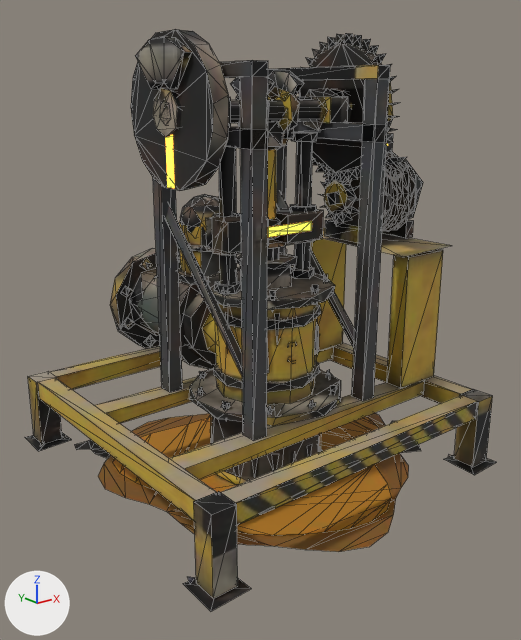
What one commit did to the glTF model arte/modelos/logistica/canos/bomba/bomba.glb.
The view is the same before and after, from a 50 mm lens placed at (-1.123, -1.44, 0.957), pointed at (-0.006, -0.043, 0.399). Arrows for +X, +Y and +Z are at lower left; the lights stay in place. The older version comes first. Mesh edges are drawn as thin lines on the coarser meshes. Where no turn or scale is listed for an object, it has been applied to the vertices. Vertices at exactly the same position are counted once.

Objects in the first picture: 'bomba_corpo', 'bomba_m1', 'bomba_m2', 'bomba_m3', 'bomba_m4', 'bomba_m5', 'bomba_m6' and 3 more.
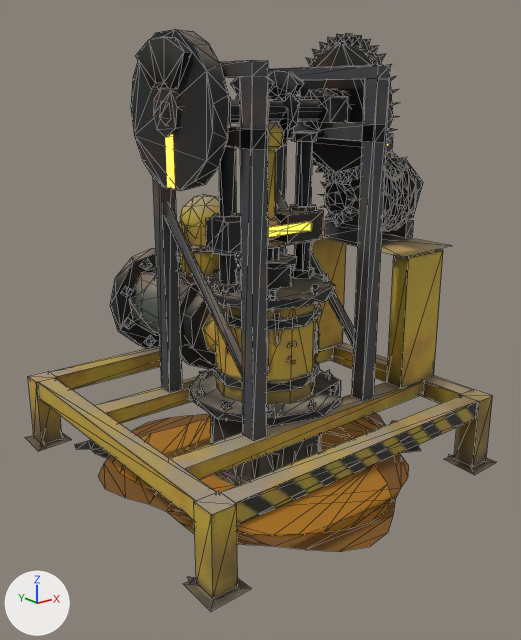
Edits to the bpy script that builds the scene:
```text
Change me_biela_corpo:
    where me_biela_corpo.from_pydata(...)  # 36 vertices, 60 faces; spans x -0.023..0.023, y -0.035..0.037, z -0.03..0.255
    used by ob_bomba_m5; location = (0.0, -0.06, 0.64)
    me_biela_corpo part 1: texture (UV) coordinates of 60 of 60 faces, centred in x -0.023..0.023, y -0.034..0.033, z -0.028..0.254, changed; they spanned u 0.12..0.86, v 0.01..0.91 and now span u 0.03..0.91, v 0.09..0.93
Change me_manivela:
    where me_manivela.from_pydata(...)  # 95 vertices, 158 faces; spans x -0.28..0.27, y -0.069..0.07, z -0.083..0.089
    used by ob_bomba_m1; location = (0.0, -0.06, 0.92)
    me_manivela part 2: texture (UV) coordinates of 135 of 158 faces, centred in x -0.28..0.27, y -0.058..0.058, z -0.079..0.087, changed; they spanned u 0.01..0.97, v 0.01..0.98 and now span u 0.0..0.97, v 0.01..0.97
Change me_volante:
    where me_volante.from_pydata(...)  # 64 vertices, 116 faces; spans x -0.29..-0.22, y -0.165..0.167, z -0.166..0.163
    used by ob_bomba_m2; location = (0.0, -0.06, 0.92)
    me_volante part 3: texture (UV) coordinates of 83 of 116 faces, centred in x -0.29..-0.22, y -0.162..0.164, z -0.16..0.162, changed; they spanned u 0.01..0.89, v 0.07..0.98 and now span u 0.01..0.92, v 0.24..0.98
Change me_poca_seiva:
    where me_poca_seiva.from_pydata(...)  # 1687 vertices, 2153 faces; spans x -0.47..0.496, y -0.515..0.521, z -0.001..1.02
    used by ob_bomba_corpo; location = (0.0, 0.0, 0.0)
    me_poca_seiva part 4: 29 of 1687 vertices moved; they spanned x -0.075..0.075, y 0.124..0.262, z 0.546..0.692 and now span x -0.075..0.075, y 0.124..0.262, z 0.546..0.692; mean shift (0.0, 0.0, 0.0); largest move (-0.019, 0.189, 0.692) -> (-0.024, 0.176, 0.552)
    me_poca_seiva part 5: 1293 kept faces spanning x -0.47..0.485, y -0.47..0.521, z -0.001..1.02 get new texture (UV) coordinates
```

Changed parts and their boxes [x1, y1, x2, y2] in the pictures (521 x 640 px; the box of a moved part takes in the faces that stretch with it):
part 1 of me_biela_corpo, surface changed
    both: [268, 121, 284, 240]
part 2 of me_manivela, surface changed
    both: [159, 71, 303, 146]
part 3 of me_volante, surface changed
    both: [136, 29, 229, 154]
part 4 of me_poca_seiva, moved or reshaped
    both: [180, 194, 219, 233]
part 5 of me_poca_seiva, surface changed
    both: [25, 60, 496, 611]
